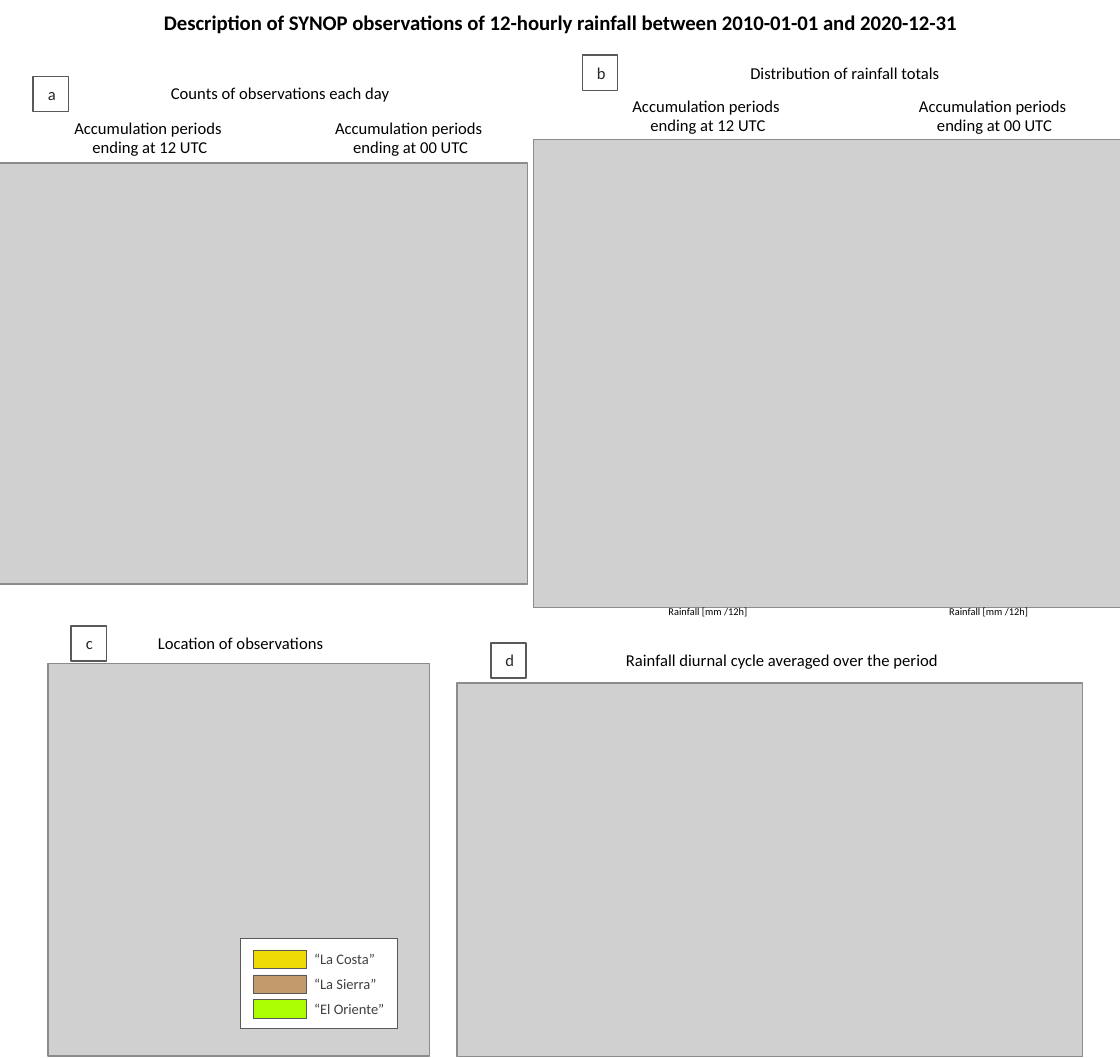
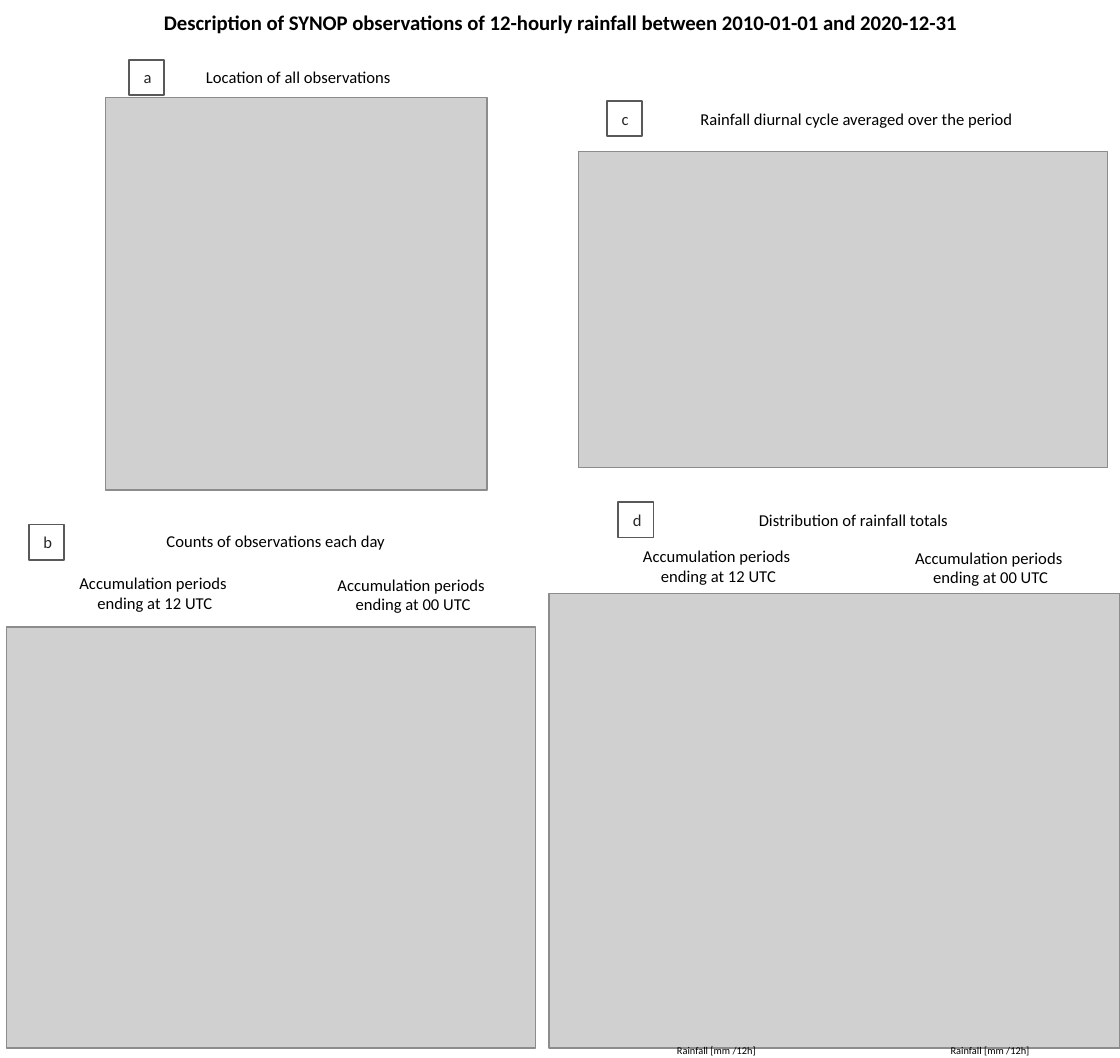
Before and after one commit to FatimaPillosu/Verif_GlobalRainFC_4FlashFloods_Ecuador, a slide deck: slide 1 of Manuscript/Figures/03_DATA_Description_SYNOP_rainfall.pptx. Drawn at 1120x1058 pixels with LibreOffice and Linux fonts; fonts in the diff are those of the drawing; grey boxes stand for pictures. Boxes give left, top, right and bottom in pixels: in the first picture for what was removed or moved away, otherwise in the second. Text is boxed around its words. In the diff, an @@ line names an element or a change of style, - is before the commit and + after.

```diff
--- a/Manuscript/Figures/03_DATA_Description_SYNOP_rainfall.pptx
+++ b/Manuscript/Figures/03_DATA_Description_SYNOP_rainfall.pptx
@@ rectangle "a": place and size @@
-rectangle "a" at (33,76,69,112)
+rectangle "a" at (128,60,164,96)
@@ text at (206,71,391,83): text changed @@
-Location of observations
+Location of all observations
@@ picture: place and size @@
-picture at (48,663,430,1056)
+picture at (106,97,488,490)
@@ text "Rainfall diurnal cycle averaged over ...": place and size @@
-text "Rainfall diurnal cycle averaged over ..." at (626,654,937,669)
+text "Rainfall diurnal cycle averaged over ..." at (700,113,1012,128)
@@ rectangle "c": place and size @@
-rectangle "c" at (72,626,108,662)
+rectangle "c" at (608,102,644,137)
@@ picture: place and size @@
-picture at (457,684,1083,1057)
+picture at (578,152,1107,469)
@@ text "Distribution of rainfall totals": place and size @@
-text "Distribution of rainfall totals" at (750,67,939,79)
+text "Distribution of rainfall totals" at (759,514,948,526)
@@ rectangle "d": place and size @@
-rectangle "d" at (491,644,527,679)
+rectangle "d" at (618,502,654,538)
@@ text "Counts of observations each day": place and size @@
-text "Counts of observations each day" at (171,87,389,102)
+text "Counts of observations each day" at (166,535,385,550)
@@ rectangle "b": place and size @@
-rectangle "b" at (582,55,618,91)
+rectangle "b" at (28,524,64,560)
@@ text "Accumulation periods": place and size @@
-text "Accumulation periods" at (632,100,780,134)
+text "Accumulation periods" at (643,550,790,585)
@@ text "Accumulation periods": place and size @@
-text "Accumulation periods" at (74,122,222,156)
+text "Accumulation periods" at (79,577,227,612)
@@ text "Accumulation periods": place and size @@
-text "Accumulation periods" at (335,122,483,156)
+text "Accumulation periods" at (337,579,485,613)
@@ text "Accumulation periods": place and size @@
-text "Accumulation periods" at (919,100,1067,134)
+text "Accumulation periods" at (915,552,1063,586)
@@ picture: place and size @@
-picture at (533,139,1120,608)
+picture at (550,594,1120,1048)
@@ picture: place and size @@
-picture at (0,163,527,584)
+picture at (6,627,535,1048)
@@ group removed at (240,939,397,1029): 4 rectangles, 3 texts @@
-“La Costa”
-“La Sierra”
-“El Oriente”
@@ text "Rainfall [mm /12h]": place and size @@
-text "Rainfall [mm /12h]" at (668,607,747,617)
+text "Rainfall [mm /12h]" at (677,1046,756,1057)
@@ text "Rainfall [mm /12h]": place and size @@
-text "Rainfall [mm /12h]" at (949,607,1028,617)
+text "Rainfall [mm /12h]" at (951,1046,1029,1057)
```
Also in this commit, not shown: 2 other files.
